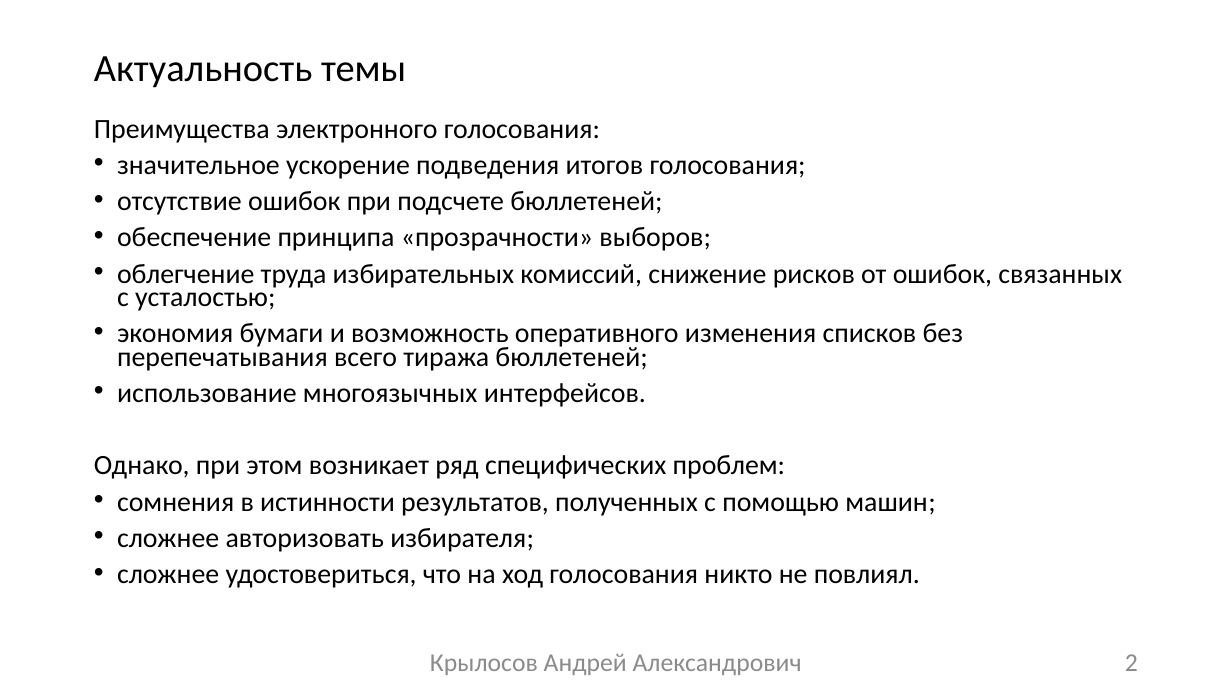
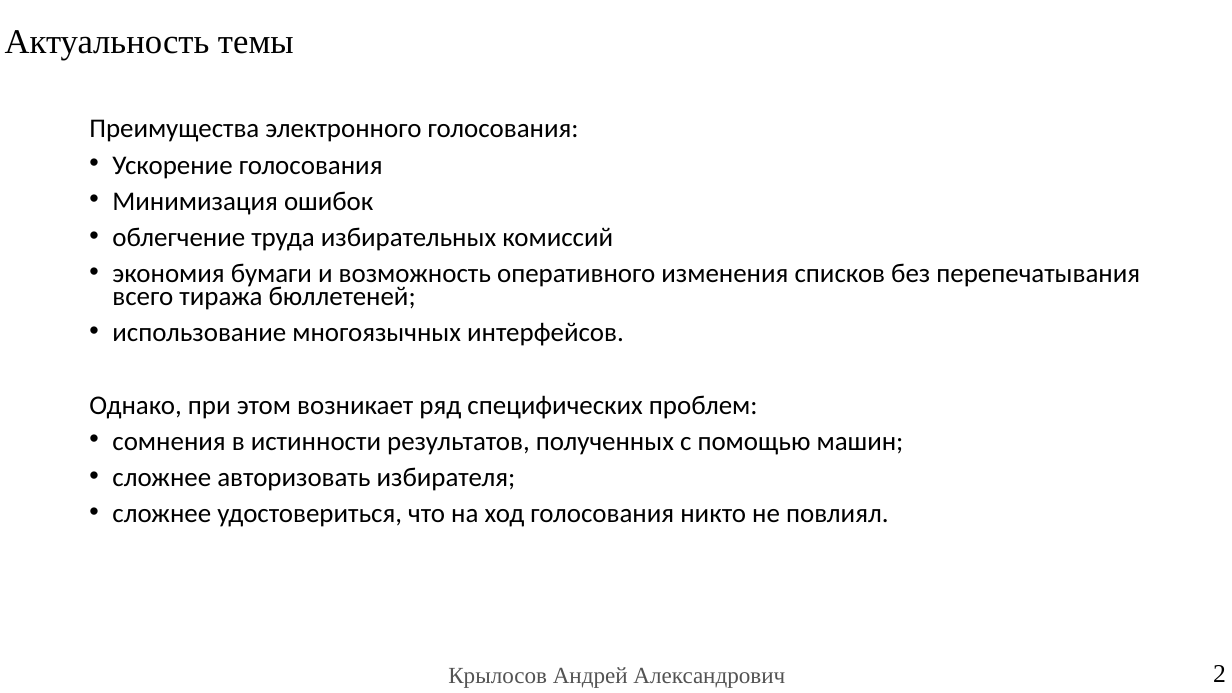
Before and after one commit to raldenprog/electronic_vote, a slide deck: slide 2 of documentation/Диплом ДЭГ.pptx. Drawn at 1232x693 pixels with LibreOffice and Linux fonts; fonts in the diff are those of the drawing. Boxes give left, top, right and bottom in pixels: in the first picture for what was removed or moved away, otherwise in the second. Text is boxed around its words. In the diff, an @@ line names an element or a change of style, - is before the commit and + after.

```diff
--- a/documentation/Диплом ДЭГ.pptx
+++ b/documentation/Диплом ДЭГ.pptx
@@ title "Актуальность темы": place and size @@
-title "Актуальность темы" at <box>94,56,406,88</box>
+title "Актуальность темы" at <box>5,30,294,60</box>
@@ title "Актуальность темы" at <box>5,30,294,60</box>: size 30 to 27 pt, font Calibri to Times New Roman @@
@@ text at <box>89,119,1140,527</box>: size 21.7 to 21 pt in "Преимущества электронного голосования:", "экономия бумаги и возможность оперативного изменения списков ...", "использование многоязычных интерфейсов.", "Однако, при этом возникает ряд специфических проблем:" and 3 more places; line spacing 0.7 to 0.72 @@
@@ text at <box>112,156,613,251</box>: text changed; size 21.7 to 21 pt @@
-• значительное ускорение подведения итогов голосования;
-• отсутствие ошибок при подсчете бюллетеней;
-• обеспечение принципа «прозрачности» выборов;
-• облегчение труда избирательных комиссий, снижение рисков от ошибок, связанных с усталостью;
+• Ускорение голосования
+• Минимизация ошибок
+• облегчение труда избирательных комиссий
@@ text removed at <box>430,654,802,675</box> @@
-Крылосов Андрей Александрович
@@ page number: place and size @@
-page number at <box>1125,654,1138,671</box>
+page number at <box>1213,665,1226,682</box>
@@ page number at <box>1213,665,1226,682</box>: font Calibri to Times New Roman, text colour #8C8C8C to #000000 @@
@@ text added at <box>448,667,785,688</box>, 18 pt, text #535353 @@
+Крылосов Андрей Александрович
```
Also in this commit, not shown: 13 other slides changed, 9 slides added, 2 slides removed, 11 other files.
